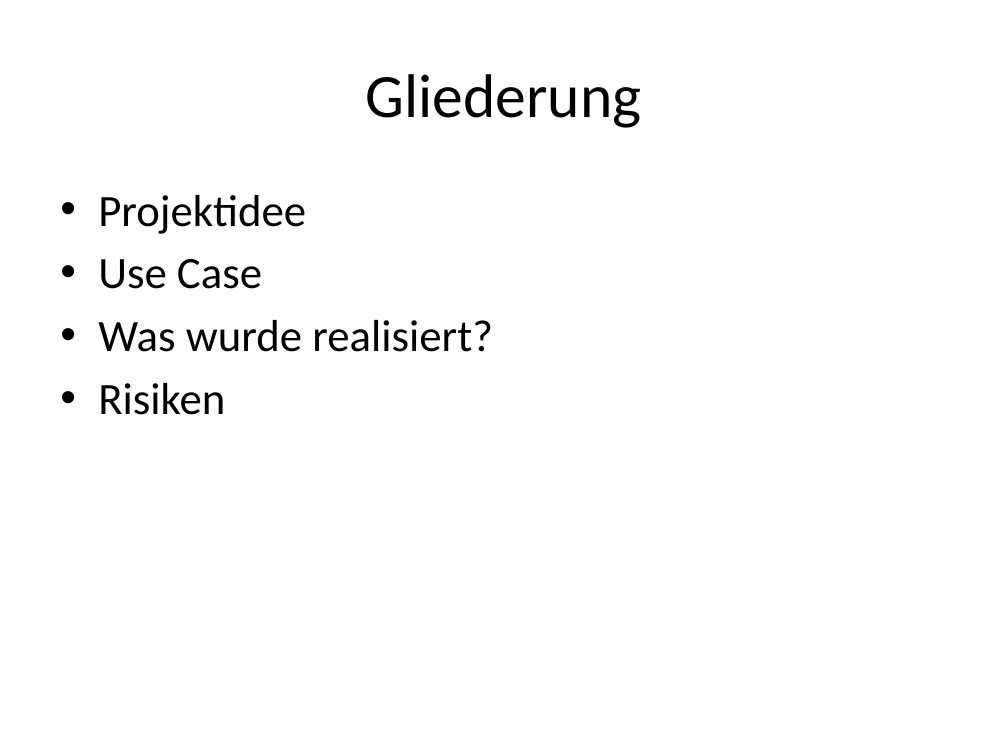
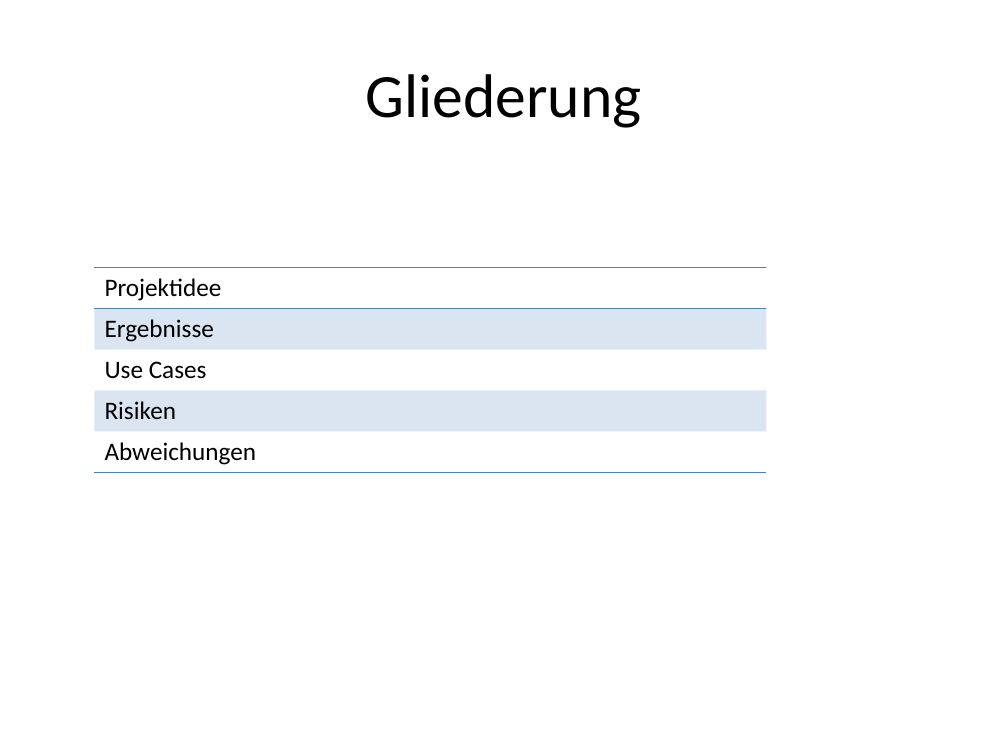
Before and after one commit to valeriapag/E-Mood-Tracker, a slide deck: slide 2 of Doku/endpräsentation-ehalth.pptx. Drawn at 1008x756 pixels with LibreOffice and Linux fonts; fonts in the diff are those of the drawing. Boxes give left, top, right and bottom in pixels: in the first picture for what was removed or moved away, otherwise in the second. Text is boxed around its words. In the diff, an @@ line names an element or a change of style, - is before the commit and + after.

```diff
--- a/Doku/endpräsentation-ehalth.pptx
+++ b/Doku/endpräsentation-ehalth.pptx
@@ text removed at box(98, 195, 493, 415) @@
-• Projektidee
-• Use Case
-• Was wurde realisiert?
-• Risiken
@@ table added at box(95, 268, 766, 473), 5 rows, 2 columns @@
+Projektidee | 
+Ergebnisse | 
+Use Cases | 
+Risiken | 
+Abweichungen | 
```
Also in this commit, not shown: 4 other slides changed, 14 slides added, 2 slides removed, 1 other file.
